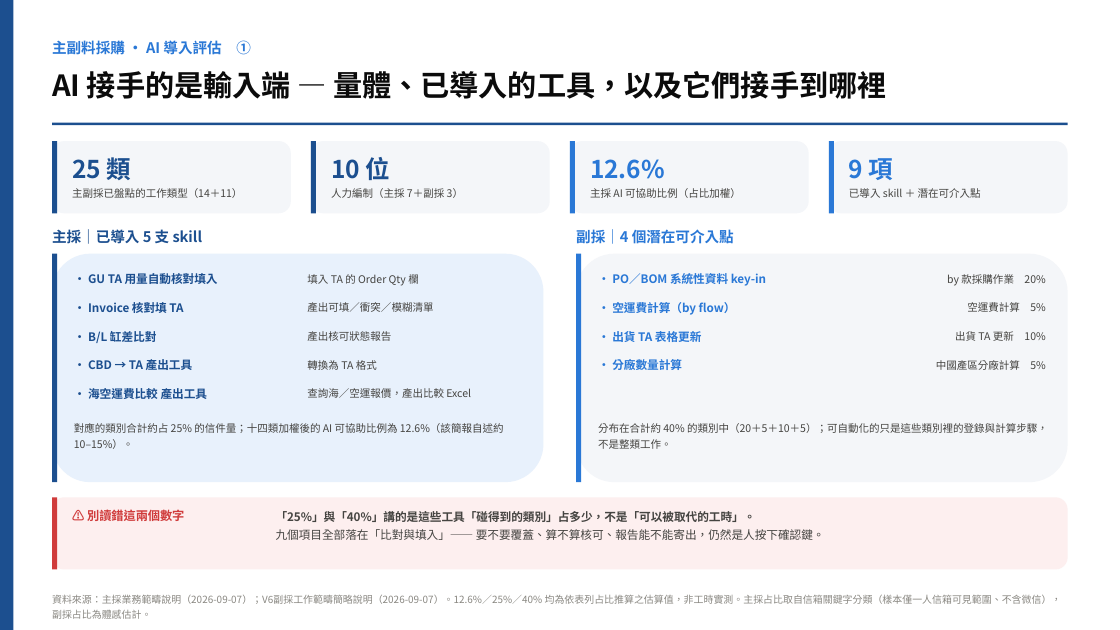
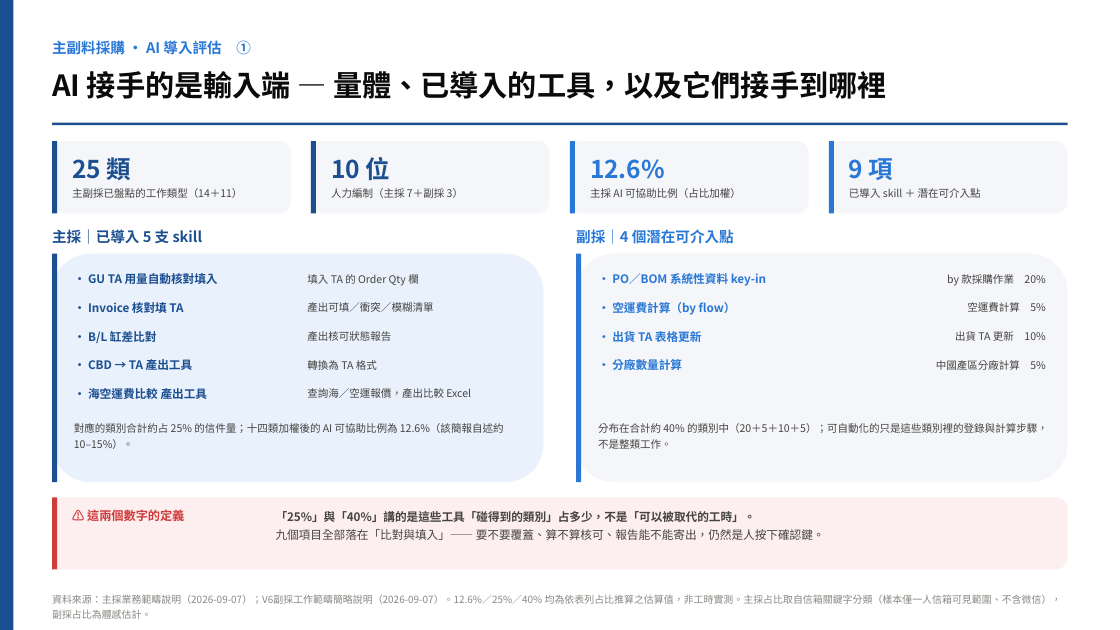
Before and after one commit to yc20054321-art/joyce, a slide deck: slide 1 of V6主副料採購_AI導入評估_20260908.pptx. Drawn at 1120x630 pixels with LibreOffice and Linux fonts; fonts in the diff are those of the drawing. Boxes give left, top, right and bottom in pixels: in the first picture for what was removed or moved away, otherwise in the second. Text is boxed around its words. In the diff, an @@ line names an element or a change of style, - is before the commit and + after.

```diff
--- a/V6主副料採購_AI導入評估_20260908.pptx
+++ b/V6主副料採購_AI導入評估_20260908.pptx
@@ text at [87, 509, 184, 521]: text changed @@
-⚠ 別讀錯這兩個數字
+⚠ 這兩個數字的定義
```
Also in this commit, not shown: 1 other slide changed, 2 other files.
